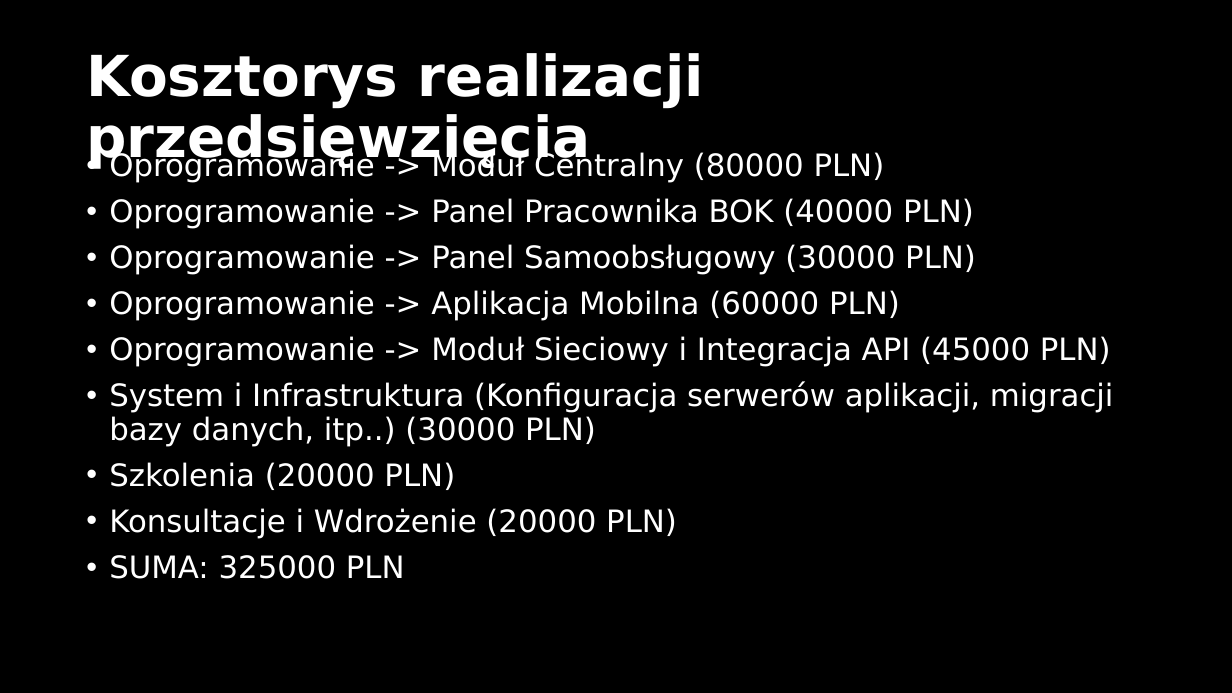
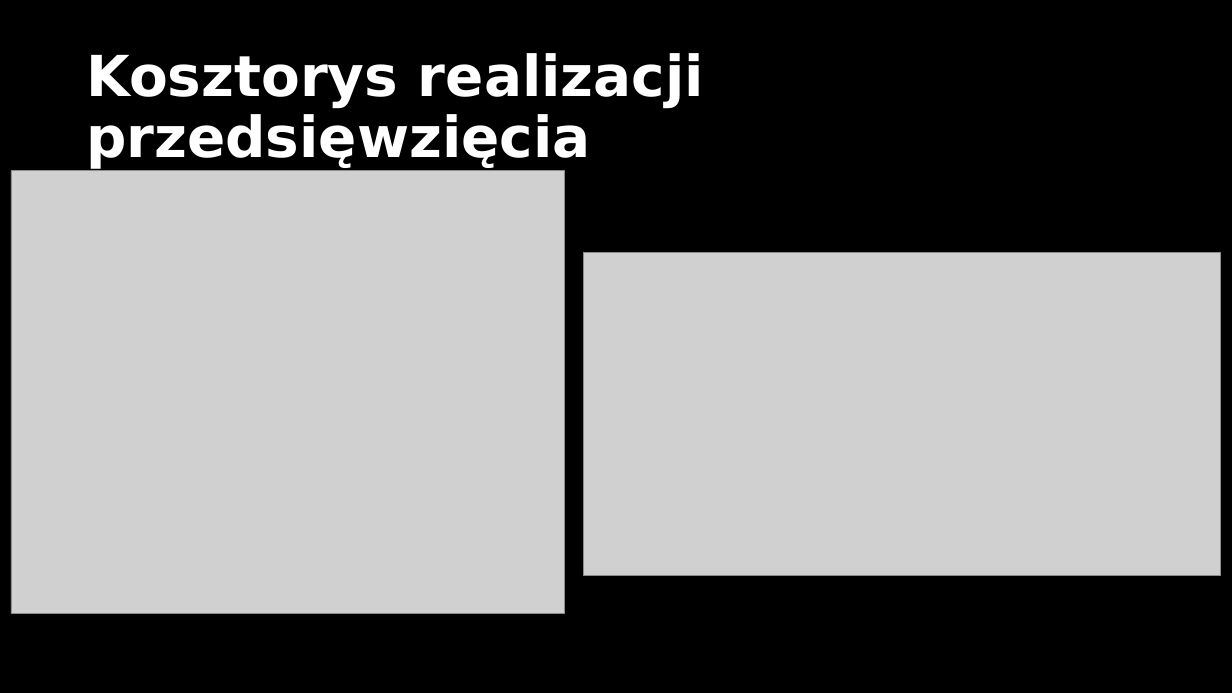
Before and after one commit to jonatanalimowski/io_projekt, a slide deck: slide 13 of IO-Projekt.pptx (slide 14 before the commit). Drawn at 1232x693 pixels with LibreOffice and Linux fonts; fonts in the diff are those of the drawing; grey boxes stand for pictures. Boxes give left, top, right and bottom in pixels: in the first picture for what was removed or moved away, otherwise in the second. Text is boxed around its words. In the diff, an @@ line names an element or a change of style, - is before the commit and + after.

```diff
--- a/IO-Projekt.pptx
+++ b/IO-Projekt.pptx
@@ picture added at bbox=[11, 171, 566, 614] @@
@@ text removed at bbox=[109, 151, 1114, 579] @@
-• Oprogramowanie -> Moduł Centralny (80000 PLN)
-• Oprogramowanie -> Panel Pracownika BOK (40000 PLN)
-• Oprogramowanie -> Panel Samoobsługowy (30000 PLN)
-• Oprogramowanie -> Aplikacja Mobilna (60000 PLN)
-• Oprogramowanie -> Moduł Sieciowy i Integracja API (45000 PLN)
-• System i Infrastruktura (Konfiguracja serwerów aplikacji, migracji bazy danych, itp..) (30000 PLN)
-• Szkolenia (20000 PLN)
-• Konsultacje i Wdrożenie (20000 PLN)
-• SUMA: 325000 PLN
@@ picture added at bbox=[584, 252, 1222, 576] @@
```
Also in this commit, not shown: 6 other slides changed, 3 slides added, 4 slides removed, 1 other file.
